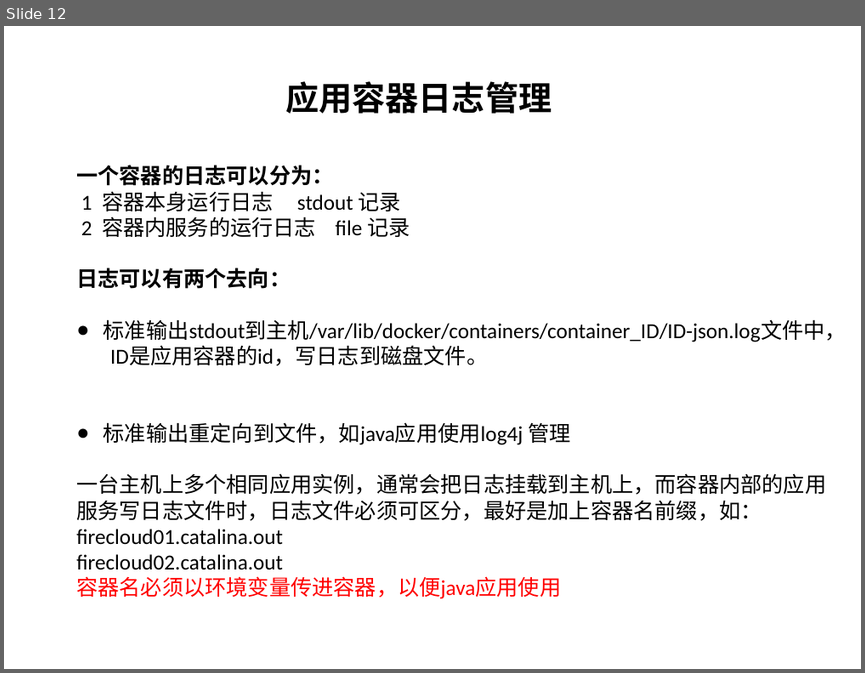
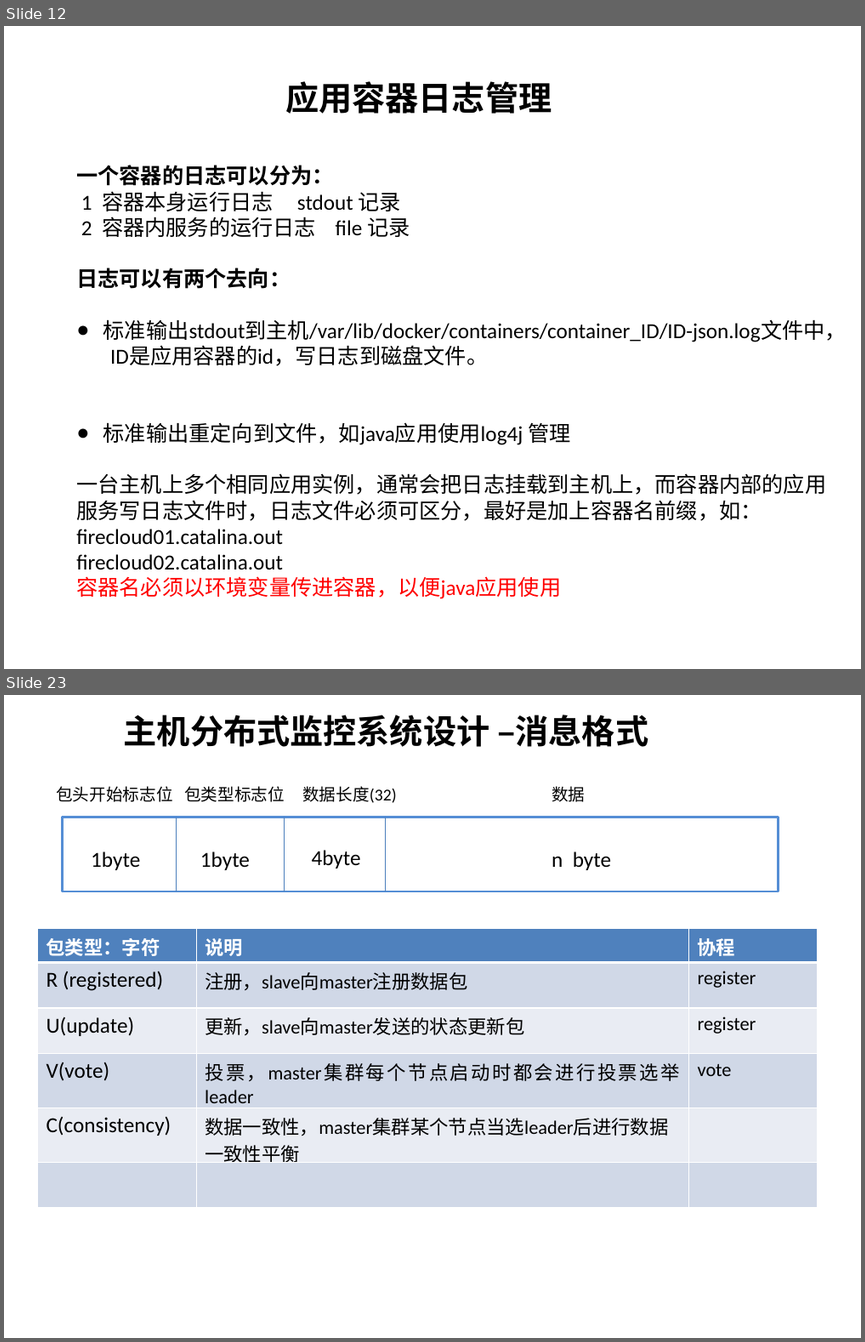
Before and after one commit to wsyx123/firecloud-server, a slide deck: description/firecloud-architecture.pptx. Shown one above the other, each under a label of ours: slide 12 before the commit, slides 12 and 23 after it; the slides between them are not shown. The pictures are 865x673 and 865x1342 pixels, drawn with LibreOffice and Linux fonts; fonts in the diff are those of the drawing. Boxes give left, top, right and bottom in pixels: in the first picture for what was removed or moved away, otherwise in the second. Text is boxed around its words. In the diff, an @@ line names an element or a change of style, - is before the commit and + after.

```diff
--- a/description/firecloud-architecture.pptx
+++ b/description/firecloud-architecture.pptx
@@ slide 23 added at [4,695,861,1338], background #FFFFFF @@
@@ text added at [124,715,648,747], 28 pt, text #000000, bold @@
+主机分布式监控系统设计 –消息格式
@@ text added at [56,786,173,802], 14 pt, text #000000 @@
+包头开始标志位
@@ text added at [184,786,284,802], 14 pt, text #000000 @@
+包类型标志位
@@ text added at [302,786,396,803], 14 pt, text #000000 @@
+数据长度(32)
@@ text added at [551,786,585,802], 14 pt, text #000000 @@
+数据
@@ rectangle added at [63,817,778,892], outline #558ED5 2 pt @@
@@ line added from (177, 817) to (177, 891), #4B7EBC 0.75 pt @@
@@ line added from (284, 817) to (284, 891), #4B7EBC 0.75 pt @@
@@ line added from (386, 817) to (386, 891), #4B7EBC 0.75 pt @@
@@ text added at [91,851,140,870], 18 pt, text #000000 @@
+1byte
@@ text added at [200,851,250,870], 18 pt, text #000000 @@
+1byte
@@ text added at [312,850,361,868], 18 pt, text #000000 @@
+4byte
@@ text added at [551,851,611,870], 18 pt, text #000000 @@
+n byte
@@ table added at [37,929,817,1208], 6 rows, 3 columns @@
+包类型：字符 | 说明 | 协程
+R (registered) | 注册，slave向master注册数据包 | register
+U(update) | 更新，slave向master发送的状态更新包 | register
+V(vote) | 投票，master集群每个节点启动时都会进行投票选举leader | vote
+C(consistency) | 数据一致性，master集群某个节点当选leader后进行数据一致性平衡 | 
+ |  | 
```
Also in this commit, not shown: 22 other slides added, 25 other files.
